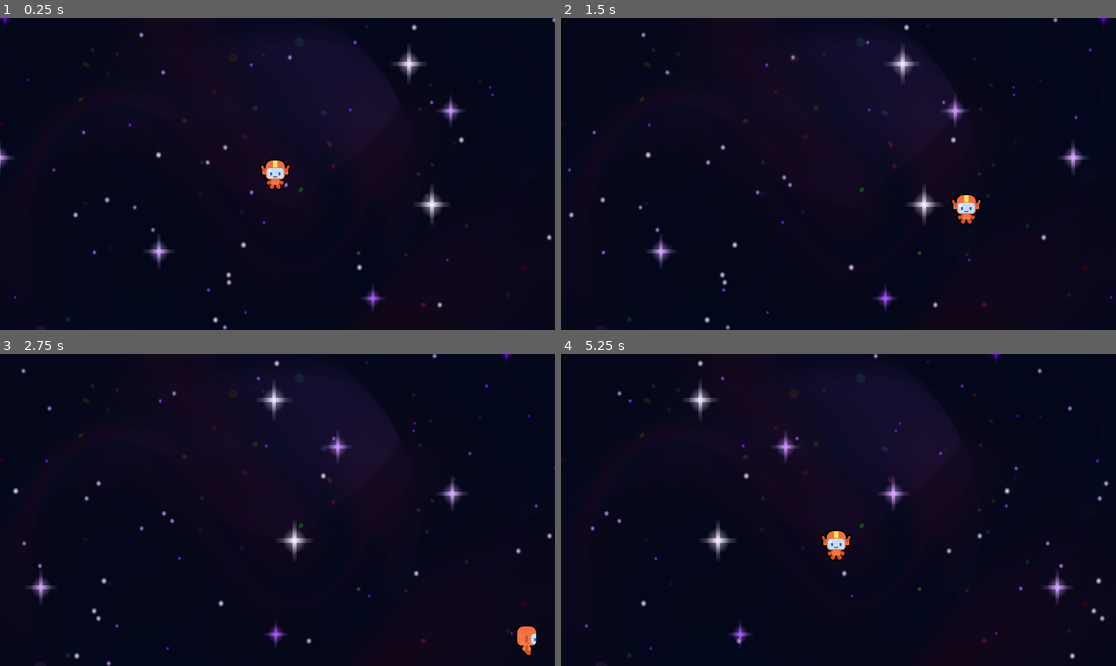
Above: before the commit, frames 1-4 (two rows, left to right).
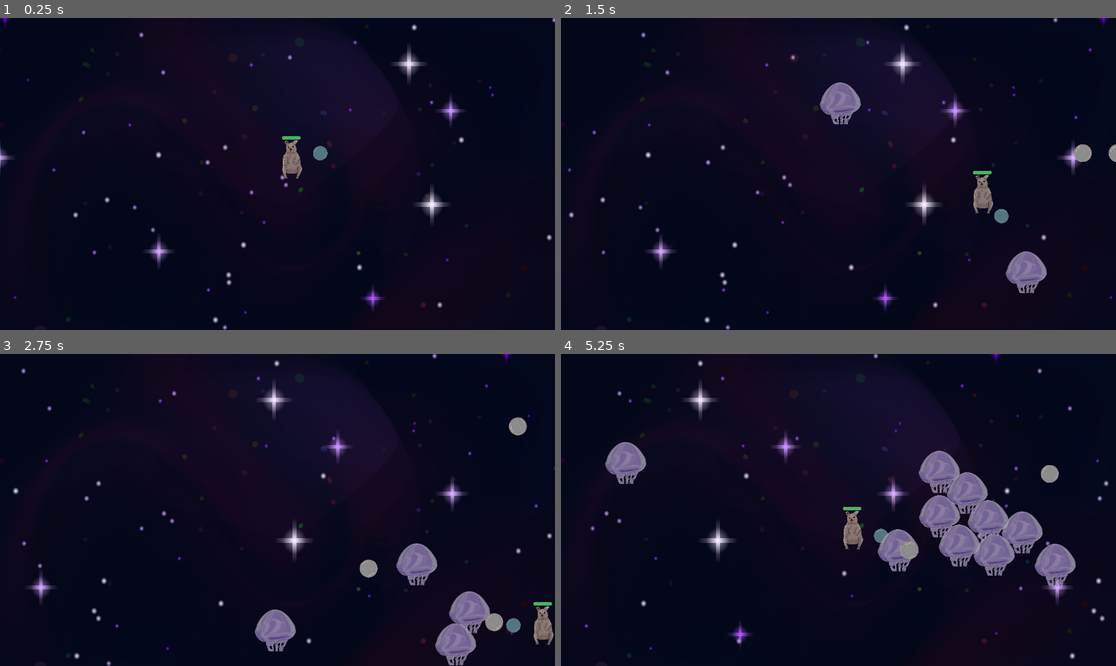
Above: after the commit, the same moments.

Repository: Prototype-Club/CosmicQuokka
Game: Godot game, scene res://Levels/stage_1.tscn
Same seed, same stepped clock (60 frames per second), same inputs: the game is played once before the commit and once after it.
Inputs:
- Up to frame 1 (0.25 s): no input
- Up to frame 2 (1.5 s): hold D (move_right) 0.53-1.28 s; hold S (move_down) from 1.28 s (still down)
- Up to frame 3 (2.75 s): release S (move_down) at 2.03 s; hold D (move_right) from 2.03 s (still down)
- Up to frame 4 (5.25 s): release D (move_right) at 2.78 s; hold W (move_up) 2.78-3.53 s; hold A (move_left) 3.53-5.03 s; hold S (move_down) from 5.03 s (still down)

The runs differ from the first frame. In frame 1, 0.8% of the frame differs, in the area x 46-60%, y 37-56%; in frame 2, 2.3%; in frame 3, 3.8%; in frame 4, 7.5%, in the area x 7-93%, y 28-75%.

Commit message:
Player and stage updates
Added A bunch of things, mainly player and stage logic

Diff:
--- a/Characters/enemy/enemy.gd
+++ b/Characters/enemy/enemy.gd
@@ -26,6 +26,7 @@
 
 func take_damage():
 	health -= 1
+	# place animation code here later, e.g. %enemy.play_hurt()
 
 	if health <= 0:
 		queue_free()
--- a/Characters/enemy/enemy.tscn
+++ b/Characters/enemy/enemy.tscn
@@ -1,10 +1,10 @@
 [gd_scene load_steps=4 format=3 uid="uid://7mmnu05bs488"]
 
 [ext_resource type="Script" path="res://Characters/enemy/enemy.gd" id="1_xjfbh"]
-[ext_resource type="Texture2D" uid="uid://d0q8akb6iv01e" path="res://icon.svg" id="2_c6lcm"]
+[ext_resource type="Texture2D" uid="uid://goi6t5kwpwy0" path="res://Sprites/Enemies/jellyfish.png" id="2_vqesi"]
 
 [sub_resource type="CircleShape2D" id="CircleShape2D_j0ggx"]
-radius = 57.85
+radius = 120.067
 
 [node name="Enemy" type="CharacterBody2D"]
 scale = Vector2(0.5, 0.5)
@@ -14,7 +14,9 @@
 script = ExtResource("1_xjfbh")
 
 [node name="Sprite2D" type="Sprite2D" parent="."]
-texture = ExtResource("2_c6lcm")
+position = Vector2(7.35938, 5.04385)
+scale = Vector2(0.614248, 0.582352)
+texture = ExtResource("2_vqesi")
 
 [node name="CollisionShape2D" type="CollisionShape2D" parent="."]
 shape = SubResource("CircleShape2D_j0ggx")
--- /dev/null
+++ b/Characters/quokka/bubble_gun.gd
@@ -0,0 +1,21 @@
+extends Area2D
+
+
+
+func _physics_process(delta):
+	var enemies_in_range = get_overlapping_bodies()
+	if enemies_in_range.size() > 0:
+		var target_enemy = enemies_in_range[0] #can also use .front() at the end
+		look_at(target_enemy.global_position)
+
+
+func shoot():
+	const BULLET = preload("res://Characters/quokka/bullet.tscn")
+	var new_bullet = BULLET.instantiate()
+	new_bullet.global_position = %ShootingPoint.global_position
+	new_bullet.global_rotation = %ShootingPoint.global_rotation
+	%ShootingPoint.add_child(new_bullet)
+
+
+func _on_timer_timeout():
+	shoot()
--- /dev/null
+++ b/Characters/quokka/bubble_gun.tscn
@@ -0,0 +1,35 @@
+[gd_scene load_steps=4 format=3 uid="uid://bcby2bm44r5od"]
+
+[ext_resource type="Script" path="res://Characters/quokka/bubble_gun.gd" id="1_k5t5v"]
+[ext_resource type="Texture2D" uid="uid://qsmstsk04bqo" path="res://Sprites/bubble.png" id="1_oxgto"]
+
+[sub_resource type="CircleShape2D" id="CircleShape2D_88wdb"]
+radius = 308.007
+
+[node name="BubbleGun" type="Area2D"]
+collision_layer = 0
+collision_mask = 2
+script = ExtResource("1_k5t5v")
+
+[node name="CollisionShape2D" type="CollisionShape2D" parent="."]
+shape = SubResource("CircleShape2D_88wdb")
+
+[node name="WeaponPivot" type="Marker2D" parent="."]
+scale = Vector2(-10.75, 0.666667)
+
+[node name="Bubble" type="Sprite2D" parent="WeaponPivot"]
+modulate = Color(0.600009, 0.839054, 0.927259, 1)
+position = Vector2(-9.30233, -30)
+rotation = 3.14159
+scale = Vector2(0.00516493, -0.0823035)
+texture = ExtResource("1_oxgto")
+
+[node name="ShootingPoint" type="Marker2D" parent="WeaponPivot/Bubble"]
+unique_name_in_owner = true
+position = Vector2(256.295, 1.38952e-06)
+
+[node name="Timer" type="Timer" parent="."]
+wait_time = 0.3
+autostart = true
+
+[connection signal="timeout" from="Timer" to="." method="_on_timer_timeout"]
--- /dev/null
+++ b/Characters/quokka/bullet.gd
@@ -0,0 +1,23 @@
+extends Area2D
+
+var travelled_distance = 0
+
+
+func _physics_process(delta):
+	const  SPEED = 1000
+	const RANGE = 1200
+
+	var direction = Vector2.RIGHT.rotated(rotation)
+	position += direction * SPEED * delta
+
+	travelled_distance += SPEED * delta
+	if travelled_distance > RANGE:
+		queue_free()
+
+
+
+
+func _on_body_entered(body: Node2D) -> void:
+	queue_free()
+	if body.has_method("take_damage"):
+		body.take_damage()
--- /dev/null
+++ b/Characters/quokka/bullet.tscn
@@ -0,0 +1,20 @@
+[gd_scene load_steps=4 format=3 uid="uid://brvoyas0v52v7"]
+
+[ext_resource type="Script" path="res://Characters/quokka/bullet.gd" id="1_mdqlq"]
+[ext_resource type="Texture2D" uid="uid://qsmstsk04bqo" path="res://Sprites/bubble.png" id="1_w8h0u"]
+
+[sub_resource type="CircleShape2D" id="CircleShape2D_w8xt7"]
+radius = 37.1214
+
+[node name="Bullet" type="Area2D"]
+top_level = true
+script = ExtResource("1_mdqlq")
+
+[node name="Bubble" type="Sprite2D" parent="."]
+scale = Vector2(0.0681818, 0.0681818)
+texture = ExtResource("1_w8h0u")
+
+[node name="CollisionShape2D" type="CollisionShape2D" parent="."]
+shape = SubResource("CircleShape2D_w8xt7")
+
+[connection signal="body_entered" from="." to="." method="_on_body_entered"]
--- a/Characters/quokka/quokka.gd
+++ b/Characters/quokka/quokka.gd
@@ -1,37 +1,26 @@
 extends CharacterBody2D
 
-const RUNNER_DOWN = preload("res://Sprites/Example Sprites/runner_down.png")
-const RUNNER_DOWN_RIGHT = preload("res://Sprites/Example Sprites/runner_down_right.png")
-const RUNNER_RIGHT = preload("res://Sprites/Example Sprites/runner_right.png")
-const RUNNER_UP = preload("res://Sprites/Example Sprites/runner_up.png")
-const RUNNER_UP_RIGHT = preload("res://Sprites/Example Sprites/runner_up_right.png")
+signal health_depleted
 
-const UP_LEFT = Vector2.UP + Vector2.LEFT
-const UP_RIGHT = Vector2.UP + Vector2.RIGHT
-const DOWN_LEFT = Vector2.DOWN + Vector2.LEFT
-const DOWN_RIGHT = Vector2.DOWN + Vector2.RIGHT
+var health = 100.0
 
-var max_speed := 600.0
-
-@onready var _skin: Sprite2D = $Skin
 # processes fixed delata value of 1 / 60 of a second by default, preventing the moving through walls buga
 func _physics_process(delta: float) -> void:
-	var direction := Input.get_vector("move_left", "move_right", "move_up", "move_down")
-	velocity = direction * max_speed
+	var direction = Input.get_vector("move_left", "move_right", "move_up", "move_down")
+	velocity = direction * 600
 	move_and_slide()
 
-	var direction_discrete := direction.sign()
-	match direction_discrete:
-		Vector2.RIGHT, Vector2.LEFT:
-			_skin.texture = RUNNER_RIGHT
-		Vector2.UP:
-			_skin.texture = RUNNER_UP
-		Vector2.DOWN:
-			_skin.texture = RUNNER_DOWN
-		UP_RIGHT, UP_LEFT:
-			_skin.texture = RUNNER_UP_RIGHT
-		DOWN_RIGHT, DOWN_LEFT:
-			_skin.texture = RUNNER_DOWN_RIGHT
+	if velocity.length() > 0.0:
+		pass
+		#place animation code here later, e.g. %Quokka.play_walk_animation()
+	else:
+		pass
+		# place animation code here later, e.g. %Quokka.play_idle_animation()
 
-	if direction_discrete.length() > 0:
-		_skin.flip_h = direction.x < 0.0
+	const DAMAGE_RATE = 5.0
+	var overlapping_mobs =  %HurtBox.get_overlapping_bodies()
+	if overlapping_mobs.size() > 0:
+		health -= DAMAGE_RATE * overlapping_mobs.size() * delta
+		%ProgressBar.value = health
+		if health <= 0.0:
+			health_depleted.emit()
--- a/Characters/quokka/quokka.tscn
+++ b/Characters/quokka/quokka.tscn
@@ -1,19 +1,62 @@
-[gd_scene load_steps=4 format=3 uid="uid://cvn2ttnt65nx5"]
+[gd_scene load_steps=8 format=3 uid="uid://cvn2ttnt65nx5"]
 
 [ext_resource type="Script" path="res://Characters/quokka/quokka.gd" id="1_kjci0"]
-[ext_resource type="Texture2D" uid="uid://1g5fqfxbavy" path="res://Sprites/Example Sprites/runner_down.png" id="2_vk7nr"]
+[ext_resource type="Texture2D" uid="uid://bqibn7rhi81y8" path="res://Sprites/quokka-front.png" id="2_8xpty"]
+[ext_resource type="PackedScene" uid="uid://bcby2bm44r5od" path="res://Characters/quokka/bubble_gun.tscn" id="3_8gmbg"]
 
 [sub_resource type="CircleShape2D" id="CircleShape2D_x3j1w"]
+radius = 35.0143
+
+[sub_resource type="CircleShape2D" id="CircleShape2D_u5lg6"]
 radius = 41.0
 
-[node name="CharacterBody2D" type="CharacterBody2D" groups=["player"]]
+[sub_resource type="StyleBoxFlat" id="StyleBoxFlat_0tpoc"]
+bg_color = Color(0.212305, 0.212305, 0.212305, 0.843137)
+corner_radius_top_left = 8
+corner_radius_top_right = 8
+corner_radius_bottom_right = 8
+corner_radius_bottom_left = 8
+
+[sub_resource type="StyleBoxFlat" id="StyleBoxFlat_evktg"]
+bg_color = Color(0.289838, 0.694657, 0.38211, 1)
+corner_radius_top_left = 8
+corner_radius_top_right = 8
+corner_radius_bottom_right = 8
+corner_radius_bottom_left = 8
+
+[node name="Player" type="CharacterBody2D" groups=["player"]]
 motion_mode = 1
 script = ExtResource("1_kjci0")
 
 [node name="Skin" type="Sprite2D" parent="."]
-texture = ExtResource("2_vk7nr")
+position = Vector2(-3, 1)
+scale = Vector2(0.17278, 0.137476)
+texture = ExtResource("2_8xpty")
 
 [node name="CollisionShape2D" type="CollisionShape2D" parent="."]
-position = Vector2(0, 19)
+position = Vector2(0, 16)
 shape = SubResource("CircleShape2D_x3j1w")
 one_way_collision_margin = 0.0
+
+[node name="HurtBox" type="Area2D" parent="."]
+unique_name_in_owner = true
+collision_layer = 0
+collision_mask = 2
+
+[node name="CollisionShape2D" type="CollisionShape2D" parent="HurtBox"]
+position = Vector2(0, 16)
+shape = SubResource("CircleShape2D_u5lg6")
+debug_color = Color(0.994624, 0, 0.219055, 0.42)
+
+[node name="ProgressBar" type="ProgressBar" parent="."]
+unique_name_in_owner = true
+offset_left = -33.0
+offset_top = -79.0
+offset_right = 32.0
+offset_bottom = -67.0
+theme_override_styles/background = SubResource("StyleBoxFlat_0tpoc")
+theme_override_styles/fill = SubResource("StyleBoxFlat_evktg")
+value = 100.0
+show_percentage = false
+
+[node name="BubbleGun" parent="." instance=ExtResource("3_8gmbg")]
--- /dev/null
+++ b/Levels/stage_1.gd
@@ -0,0 +1,5 @@
+extends Node2D
+
+
+func _on_timer_timeout() -> void:
+	pass # Replace with function body.
--- a/Levels/stage_1.tscn
+++ b/Levels/stage_1.tscn
@@ -1,8 +1,10 @@
-[gd_scene load_steps=5 format=3 uid="uid://b30aifeq7cwg8"]
+[gd_scene load_steps=7 format=3 uid="uid://b5bbngpgnch4w"]
 
 [ext_resource type="PackedScene" uid="uid://cvn2ttnt65nx5" path="res://Characters/quokka/quokka.tscn" id="1_16qt5"]
+[ext_resource type="Script" path="res://Levels/stage_1.gd" id="1_a0p54"]
 [ext_resource type="Shader" path="res://Sprites/BackgroundShader.gdshader" id="1_d0qg0"]
 [ext_resource type="Texture2D" uid="uid://brywkx4mth0oy" path="res://Sprites/universe_background.webp" id="2_1h16d"]
+[ext_resource type="PackedScene" uid="uid://3muihwqelhxo" path="res://Characters/enemy/enemy_manager.tscn" id="4_lyjoi"]
 
 [sub_resource type="ShaderMaterial" id="ShaderMaterial_grmxi"]
 shader = ExtResource("1_d0qg0")
@@ -19,12 +21,47 @@
 shader_parameter/additional_scroll_speed = 0.05
 
 [node name="Stage 1" type="Node2D"]
+script = ExtResource("1_a0p54")
 
-[node name="BackgroundShader" type="Sprite2D" parent="."]
+[node name="CanvasLayer" type="CanvasLayer" parent="."]
+layer = -30
+
+[node name="BackgroundShader" type="Sprite2D" parent="CanvasLayer"]
 material = SubResource("ShaderMaterial_grmxi")
 position = Vector2(961, 565)
 scale = Vector2(2.17417, 2.17417)
 texture = ExtResource("2_1h16d")
 
-[node name="CharacterBody2D" parent="." instance=ExtResource("1_16qt5")]
-position = Vector2(952, 543)
+[node name="Player" parent="." instance=ExtResource("1_16qt5")]
+position = Vector2(1008, 488)
+
+[node name="EnemyManager" parent="." instance=ExtResource("4_lyjoi")]
+position = Vector2(973, 532)
+
+[node name="GameOver" type="CanvasLayer" parent="."]
+unique_name_in_owner = true
+visible = false
+
+[node name="ColorRect" type="ColorRect" parent="GameOver"]
+anchors_preset = 15
+anchor_right = 1.0
+anchor_bottom = 1.0
+grow_horizontal = 2
+grow_vertical = 2
+color = Color(0.117647, 0.117647, 0.117647, 0.811765)
+
+[node name="Label" type="Label" parent="GameOver/ColorRect"]
+layout_mode = 1
+anchors_preset = 8
+anchor_left = 0.5
+anchor_top = 0.5
+anchor_right = 0.5
+anchor_bottom = 0.5
+offset_left = -20.0
+offset_top = -11.5
+offset_right = 20.0
+offset_bottom = 11.5
+grow_horizontal = 2
+grow_vertical = 2
+theme_override_font_sizes/font_size = 156
+text = "Game Over"
Binary file added: Sprites/Enemies/asteroid1.png
Not shown, added: Sprites/Enemies/asteroid1.png.import
Binary file added: Sprites/Enemies/asteroids2.png
Not shown, added: Sprites/Enemies/asteroids2.png.import
Binary file added: Sprites/Enemies/crab.png
Not shown, added: Sprites/Enemies/crab.png.import
Binary file added: Sprites/Enemies/jellyfish.png
Not shown, added: Sprites/Enemies/jellyfish.png.import
Binary file added: Sprites/Enemies/jellyfish1.png
Not shown, added: Sprites/Enemies/jellyfish1.png.import
Binary file added: Sprites/bubble.png
Not shown, added: Sprites/bubble.png.import
(and 6 more such lines)
